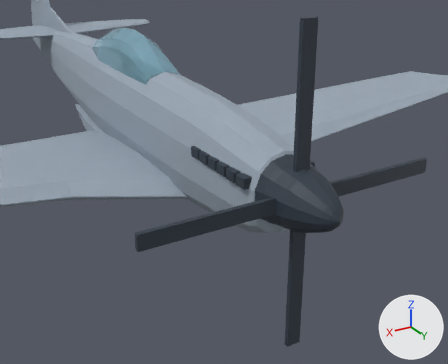
The Blender file tools/blender/p51d.blend, before and after one commit.
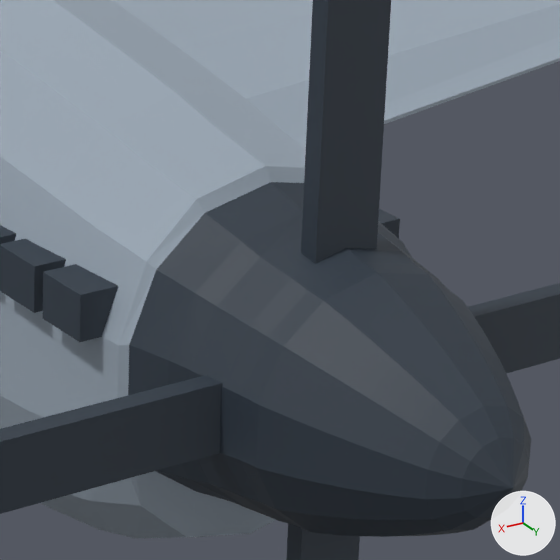
Each version appears first from a 50 mm lens placed at (3.42, 7.11, 2.51), pointed at (0.52, 2.28, 0.1), and next in a close-up on the part from 50% to 78% of the width and 31% to 65% of the height. Lighting does not change. The marker at lower right points along +X, +Y and +Z. The older version's two pictures come first.

The first close-up shows 'Mesh_0', 'Mesh_23', 'Mesh_6', 'Mesh_8', 'Nose', 'P51_Prop', 'P51_Prop.001', 'P51_Prop.002', 'P51_Prop.003', 'Spinner' and 2 more.
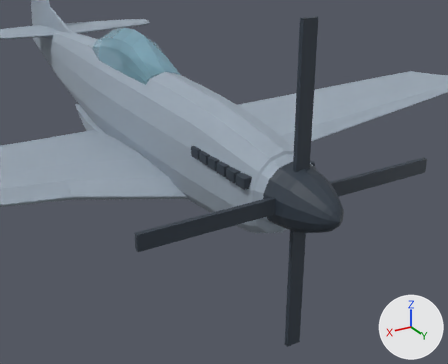
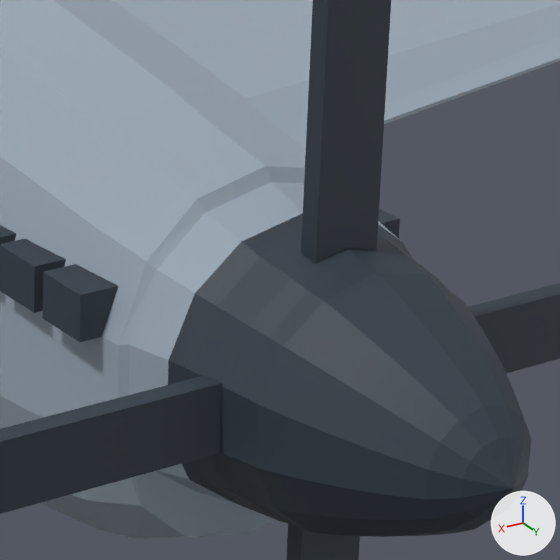
Pixel boxes (x1, y1, x2, y2) of what changed, in the close-ups (560 x 560 px):
part 1 of me_nose, recoloured
    both: (128, 182, 401, 501)

What the commit changed:
me_nose has 84 vertices, 29 faces and spans x -0.356..0.356, y 2.575..2.695, z -0.345..0.383.
me_nose is used by ob_nose; parent ob_node_1; location (0.0, 0.0, 0.0).
me_nose part 1: all 28 faces centred in x -0.35..0.35, y 2.615..2.655, z -0.327..0.361 switch from mat_p51_accent (dark blue #2f3a46) to mat_p51_body (grey #9aa7b4).
